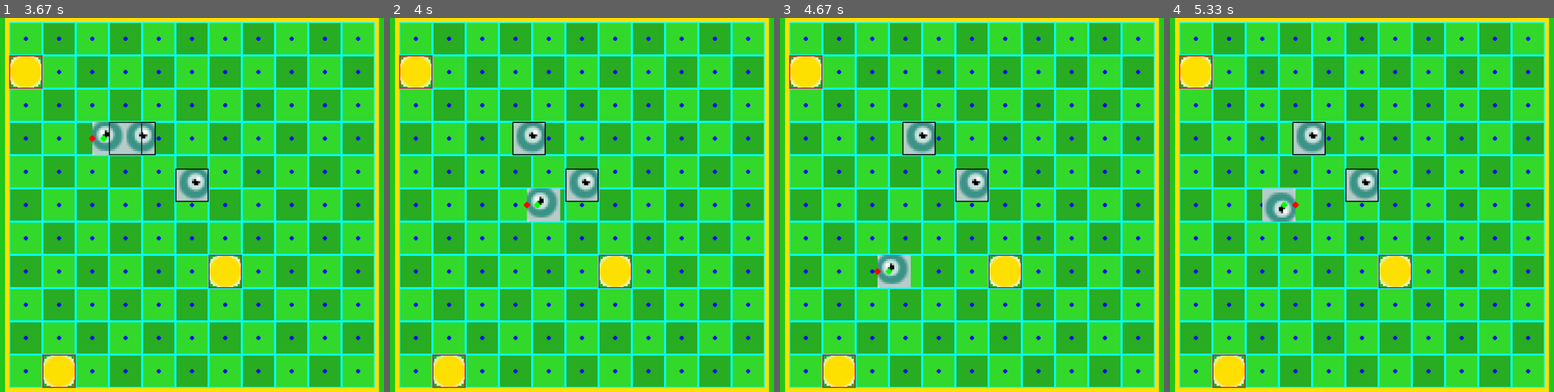
Above: before the commit, frames 1-4 (left to right).
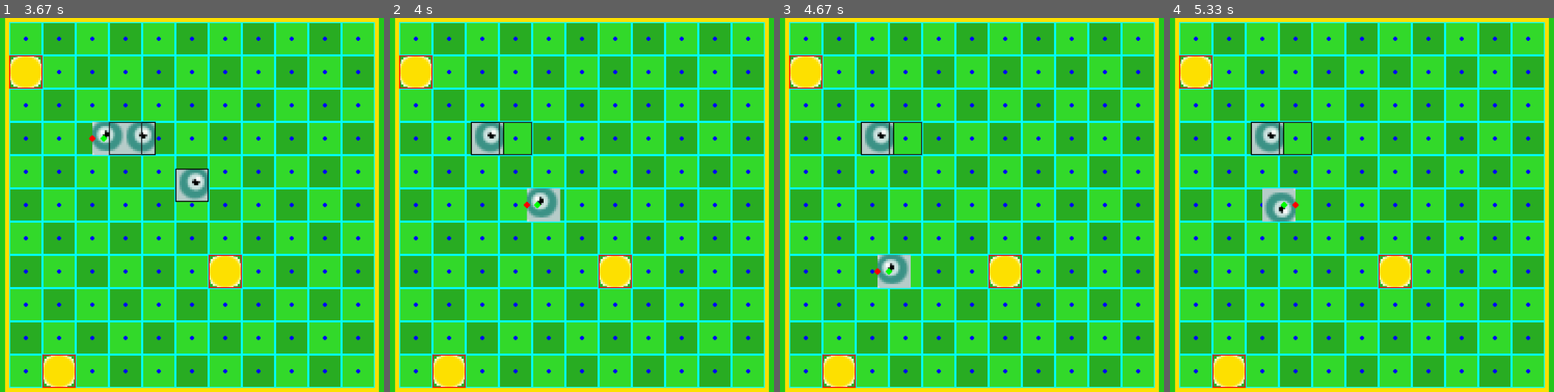
Above: after the commit, the same moments.

Repository: LZX1000/College-I
Game: pygame game, started from Snake2.py
Two runs of this game, one before a commit and one after it. Both use one fixed random seed, a clock stepped at 60 frames per second and the inputs below.
Inputs:
- Up to frame 1 (3.67 s): hold R 0.33-0.8 s; hold Right 0.33-0.8 s; tap W at 0.83, 2.83 s; hold Right 1.17-1.63 s; hold Up 1.67-1.97 s; hold Up 2-2.47 s; tap Enter at 2.5 s; hold Left from 3.17 s (still down)
- Up to frame 2 (4 s): release Left at 3.7 s; tap R at 3.73 s
- Up to frame 3 (4.67 s): hold Down 4.07-4.37 s; hold Left from 4.4 s (still down)
- Up to frame 4 (5.33 s): release Left at 4.8 s; hold Up 4.83-5.2 s; hold Right from 5.23 s (still down)

Frame 1 is identical in both runs. In frame 2, 2.4% of the frame differs, in the area x 20-55%, y 27-50%; in frame 3, 2.4%; in frame 4, 2.4%.

Commit message:
Starting basis for tail movement. At least it still runs properly.

Diff:
--- a/Snake2.py
+++ b/Snake2.py
@@ -64,6 +64,7 @@
                 super().__init__()
 
                 self.image, self.rect = image_stuff("assets/GameCharacter.png", pos, pixelation_factor, size)
+                self.old_pos = pos
                 self.angle = angle
 
             def update(self, display_surface, pos):
@@ -81,6 +82,8 @@
             super().__init__()
 
             self.image, self.rect = image_stuff("assets/GameCharacter.png", pos, pixelation_factor, size)
+            self.pos = pos
+            self.old_pos = pos
             self.angle = angle
 
             self.nose = self.Nose(self)
@@ -249,13 +252,13 @@
                 # Player Settings
                 movement_speed = 160
                 tail_list = []
-                player_pos = pygame.Vector2((internal_width // 2), (internal_height // 2))
                 # # Food Settings
                 max_food = 3
                 food_list = []
                 food_ghost_list = []
                 # # General Initialization
-                player = GamePlayer(player_pos)
+                player_starting_pos = pygame.Vector2((internal_width // 2), (internal_height // 2))
+                player = GamePlayer(player_starting_pos)
                 player_movement = (0, 0)
                 new = False
                 free = True
@@ -264,7 +267,7 @@
             if keys[pygame.K_ESCAPE]:
                 gamestate = "menu"
             if keys[pygame.K_r]:
-                player_pos = pygame.Vector2((internal_width // 2), (internal_height // 2))
+                player.pos = pygame.Vector2((internal_width // 2), (internal_height // 2))
             # Movement detection
             if keys[pygame.K_w] or keys[pygame.K_UP]:
                 if player_movement != (0, 1):
@@ -287,6 +290,18 @@
                     requested_direction = (1, 0)
                     requested_movement = True
 
+            # Tail movement
+            for i in range(2):
+                if abs(player.rect.center[i] - player.old_pos[i]) >= player.rect.width:
+                    for i, tail in enumerate(tail_list):
+                        if i == 0:
+                            tail.rect.center = player.old_pos
+                        else:
+                            tail.rect.center = tail_list[i - 1].old_pos
+                            tail.old_pos = tail.rect.center
+                    player.rect.center = player.old_pos
+                    player.old_pos = player.rect.center
+
             # Player checks
             if background.grass.rect.collidepoint(player.nose.pos):
                 # Food ghost check
@@ -305,7 +320,7 @@
                         food_ghost = FoodGhost(food.rect)
                         food_ghost_list.append(food_ghost)
                         food_list.remove(food)
-                        new_tail = player.Tail(player_pos)
+                        new_tail = player.Tail(player.pos)
                         tail_list.append(new_tail)
                 # Movement restriction
                 if requested_movement and requested_direction != player_movement and free:
@@ -316,16 +331,16 @@
                         requested_movement = False
                         free = False
                         player_movement = requested_direction
-                        player_pos.x = movement_box[0].pos[0]
-                        player_pos.y = movement_box[0].pos[1]
+                        player.pos.x = movement_box[0].pos[0]
+                        player.pos.y = movement_box[0].pos[1]
                         movement_box = None
                 # Remove movement restriction
                 elif not free:
                     if not pygame.sprite.spritecollide(player.movement_point, old_movement_box, False):
                         free = True
                 # Move player
-                player_pos.x += player_movement[0] * movement_speed * dt
-                player_pos.y += player_movement[1] * movement_speed * dt
+                player.pos.x += player_movement[0] * movement_speed * dt
+                player.pos.y += player_movement[1] * movement_speed * dt
             # Out of bounds
             else:
                 new = True
@@ -342,7 +357,7 @@
             for tail in tail_list:
                 tail.update(internal_surface, tail.rect.center)
                 tail.debug(internal_surface)
-            player.update(internal_surface, player_pos)
+            player.update(internal_surface, player.pos)
             player.debug(internal_surface)
             # Food Ghost
             for food_ghost in food_ghost_list:
